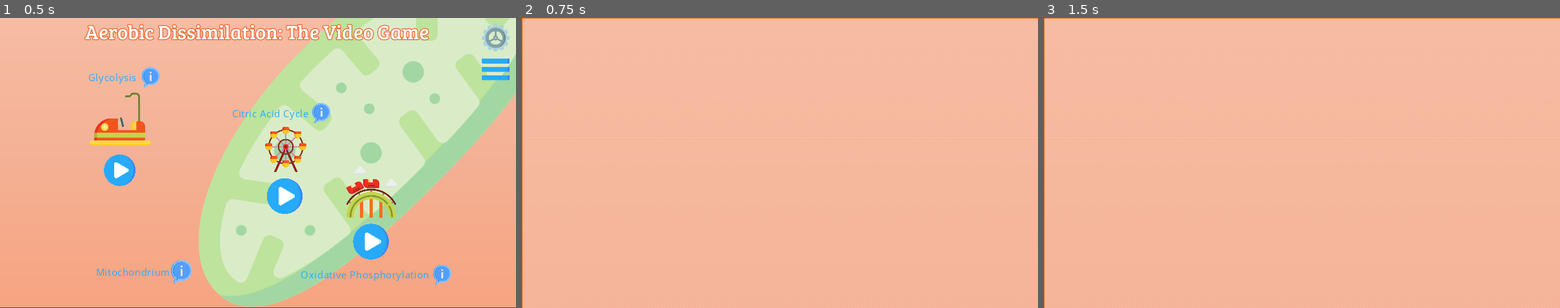
Above: before the commit, frames 1-3 (left to right).
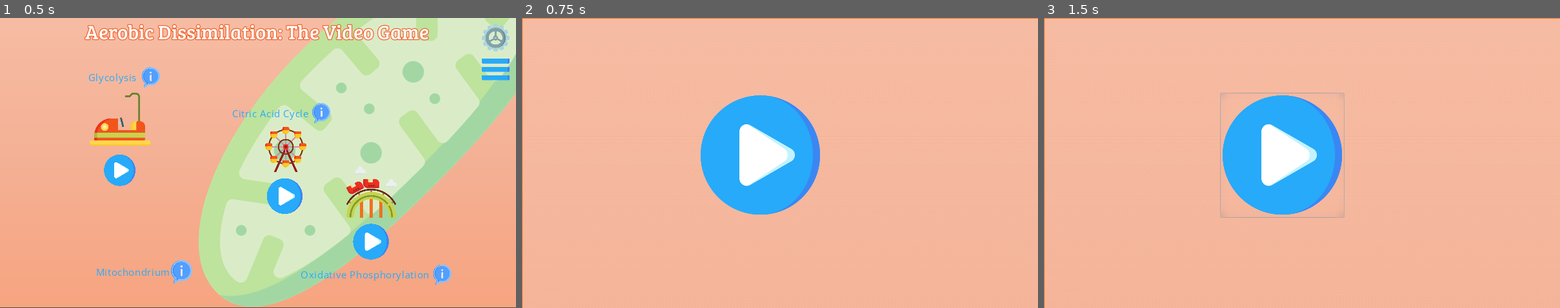
Above: after the commit, the same moments.

Repository: JJWRoeloffs/AerobicDissimilationGame
Game: Godot game, scene res://src/scenes/Main.tscn
Same seed, same stepped clock (60 frames per second), same inputs: the game is played once before the commit and once after it. The project has no main scene, so this scene is started directly.
Inputs (mouse positions are in pixels of both pictures, inside the frame that each line leads up to):
- Up to frame 1 (0.5 s): no input
- Up to frame 2 (0.75 s): click (640, 171) at 0.5 s
- Up to frame 3 (1.5 s): click (1281, 154) at 1.27 s

Frame 1 is identical in both runs. In frame 2, 7.5% of the frame differs, in the area x 34-58%, y 26-68%; in frame 3, 7.7%, in the area x 34-59%, y 25-69%.

Commit message:
Add first part of first game

Diff:
--- a/src/scenes/glycolysis/ATP.gd
+++ b/src/scenes/glycolysis/ATP.gd
@@ -1,7 +1,9 @@
 extends RigidBody2D
 
-export var min_speed: = 150
-export var max_speed: = 250
+export var min_speed: = 250
+export var max_speed: = 350
+
+var to_pick_up: = true
 
 func _on_screen_exited() -> void:
     queue_free()
--- a/src/scenes/glycolysis/ATP.tscn
+++ b/src/scenes/glycolysis/ATP.tscn
@@ -9,6 +9,8 @@
 
 [node name="ATP" type="RigidBody2D"]
 rotation = 0.000991287
+collision_layer = 2147483650
+collision_mask = 3
 gravity_scale = 0.0
 script = ExtResource( 2 )
 
@@ -26,4 +28,5 @@
 [node name="VisibilityNotifier2D" type="VisibilityNotifier2D" parent="."]
 rotation = 0.00932304
 rect = Rect2( -40, -25, 80, 50 )
+[connection signal="body_entered" from="." to="." method="_on_body_entered"]
 [connection signal="screen_exited" from="VisibilityNotifier2D" to="." method="_on_screen_exited"]
--- /dev/null
+++ b/src/scenes/glycolysis/HUD.gd
@@ -0,0 +1,14 @@
+extends Control
+
+onready var scene_tree: = get_tree()
+onready var text: Label = get_node("Label")
+
+func _ready() -> void:
+    GlycolysisGlobal.connect("score_changed", self, "update_interface")
+    update_interface()
+
+func update_interface() -> void:
+    if GlycolysisGlobal.first_part == true:
+        text.text = "Collect Two ATP!\nScore: %s" % GlycolysisGlobal.score
+    else:
+        text.text = "Collect two ADP!\nAvoid the ATP!\nScore: %s" % GlycolysisGlobal.score
--- /dev/null
+++ b/src/scenes/glycolysis/HUD.tscn
@@ -0,0 +1,24 @@
+[gd_scene load_steps=3 format=2]
+
+[ext_resource path="res://assets/fonts/aerobic_dissimilation_theme.tres" type="Theme" id=1]
+[ext_resource path="res://src/scenes/glycolysis/HUD.gd" type="Script" id=2]
+
+[node name="HUD" type="Control"]
+anchor_right = 1.0
+anchor_bottom = 1.0
+theme = ExtResource( 1 )
+script = ExtResource( 2 )
+__meta__ = {
+"_edit_use_anchors_": false
+}
+
+[node name="Label" type="Label" parent="."]
+anchor_left = 1.0
+anchor_right = 1.0
+margin_left = -360.0
+margin_bottom = 69.0
+text = "%s
+Current: %s"
+__meta__ = {
+"_edit_use_anchors_": false
+}
--- a/src/scenes/glycolysis/first_part.gd
+++ b/src/scenes/glycolysis/first_part.gd
@@ -1,23 +1,35 @@
 extends Node
 
-export (PackedScene) var spawned_scene
+export var next_scene: PackedScene
+export var spawned_scene: PackedScene
 
+onready var spawn_path = get_node("GeneratingPath/SpawnLocation")
+onready var scene_tree: = get_tree()
+
+func _ready() -> void:
+    GlycolysisGlobal.connect("change_scene", self, "go_to_next_scene")
+    GlycolysisGlobal.first_part = true
+    GlycolysisGlobal.score = 0
 
 func _on_SpawnTimer_timeout() -> void:
-    spawn_entity()
+    spawn_entity(spawned_scene)
 
-func spawn_entity() -> void:
-    var spawn_location: = $GeneratingPath/SpawnLocation
-    spawn_location.unit_offset = randf()
+# This function cannot be inherited because it isn't static
+func spawn_entity(spawned_scene: PackedScene, to_pick_up: bool = true) -> void:
+    spawn_path.unit_offset = randf()
 
     var entity = spawned_scene.instance()
     add_child(entity)
 
-    entity.position = spawn_location.position
+    entity.to_pick_up = to_pick_up
+    entity.position = spawn_path.position
 
-    var direction = spawn_location.rotation + PI/2
+    var direction = spawn_path.rotation + PI/2
     direction += rand_range(-PI/4, PI/4)
     entity.rotation = direction
 
     var velocity = Vector2(rand_range(entity.min_speed, entity.max_speed), 0)
     entity.linear_velocity = velocity.rotated(direction)
+
+func go_to_next_scene() -> void:
+    scene_tree.change_scene_to(next_scene)
--- a/src/scenes/glycolysis/first_part.tscn
+++ b/src/scenes/glycolysis/first_part.tscn
@@ -1,8 +1,11 @@
-[gd_scene load_steps=5 format=2]
+[gd_scene load_steps=8 format=2]
 
 [ext_resource path="res://assets/images/cell_background.png" type="Texture" id=1]
 [ext_resource path="res://src/scenes/glycolysis/first_part.gd" type="Script" id=2]
 [ext_resource path="res://src/scenes/glycolysis/ATP.tscn" type="PackedScene" id=3]
+[ext_resource path="res://src/scenes/glycolysis/player.tscn" type="PackedScene" id=4]
+[ext_resource path="res://src/scenes/glycolysis/second_part.tscn" type="PackedScene" id=5]
+[ext_resource path="res://src/scenes/glycolysis/HUD.tscn" type="PackedScene" id=6]
 
 [sub_resource type="Curve2D" id=1]
 _data = {
@@ -11,7 +14,12 @@
 
 [node name="first_part" type="Node"]
 script = ExtResource( 2 )
+next_scene = ExtResource( 5 )
 spawned_scene = ExtResource( 3 )
+
+[node name="CanvasLayer" type="CanvasLayer" parent="."]
+
+[node name="HUD" parent="CanvasLayer" instance=ExtResource( 6 )]
 
 [node name="cell_background" type="TextureRect" parent="."]
 anchor_right = 1.0
@@ -30,4 +38,7 @@
 [node name="SpawnTimer" type="Timer" parent="."]
 wait_time = 3.0
 autostart = true
+
+[node name="Player" parent="." instance=ExtResource( 4 )]
+position = Vector2( 640, 440 )
 [connection signal="timeout" from="SpawnTimer" to="." method="_on_SpawnTimer_timeout"]
--- a/src/scenes/glycolysis/player.gd
+++ b/src/scenes/glycolysis/player.gd
@@ -1,23 +1,16 @@
 extends Area2D
 
 export var speed: = 400.0
+export var death_scene: PackedScene
 
-var screen_size = Vector2.ZERO
-
-func _ready() -> void:
-    screen_size = get_viewport_rect().size
+onready var screen_size = get_viewport_rect().size
+onready var scene_tree: = get_tree()
 
 func get_input_direction() -> Vector2:
-    var direction: = Vector2.ZERO
-    if Input.is_action_pressed("move_right"):
-        direction.x += 1
-    if Input.is_action_pressed("move_left"):
-        direction.x -= 1
-    if Input.is_action_pressed("move_down"):
-        direction.y += 1
-    if Input.is_action_pressed("move_up"):
-        direction.y -= 1
-    return direction.normalized()
+    return Vector2(
+        Input.get_action_strength("move_right") - Input.get_action_strength("move_left"),
+        Input.get_action_strength("move_down") - Input.get_action_strength("move_up")
+    ).normalized()
 
 func _process(delta: float) -> void:
     var direction = get_input_direction()
@@ -26,3 +19,14 @@
 
     position.x = clamp(position.x, 0, screen_size.x)
     position.y = clamp(position.y, 0, screen_size.y)
+
+
+func _on_body_entered(body: Node) -> void:
+    body.queue_free()
+    if GlycolysisGlobal.first_part == true:
+        GlycolysisGlobal.score += 1
+    else:
+        if body.to_pick_up:
+            GlycolysisGlobal.score += 1
+        else:
+            scene_tree.change_scene_to(death_scene)
--- a/src/scenes/glycolysis/player.tscn
+++ b/src/scenes/glycolysis/player.tscn
@@ -1,18 +1,23 @@
-[gd_scene load_steps=4 format=2]
+[gd_scene load_steps=5 format=2]
 
 [ext_resource path="res://assets/images/bumper-car.png" type="Texture" id=1]
 [ext_resource path="res://src/scenes/glycolysis/player.gd" type="Script" id=2]
+[ext_resource path="res://src/scenes/glycolysis/start_glycolysis.tscn" type="PackedScene" id=3]
 
 [sub_resource type="RectangleShape2D" id=1]
-extents = Vector2( 202.975, 83.3485 )
+extents = Vector2( 41.8918, 15.7019 )
 
 [node name="Player" type="Area2D"]
+collision_mask = 2
 script = ExtResource( 2 )
+death_scene = ExtResource( 3 )
 
 [node name="bumper-car" type="Sprite" parent="."]
-position = Vector2( 4.33185, -134.179 )
+position = Vector2( 0.0123596, -23.2085 )
+scale = Vector2( 0.212653, 0.186582 )
 texture = ExtResource( 1 )
 
 [node name="CollisionShape2D" type="CollisionShape2D" parent="."]
-position = Vector2( -0.114777, 1.62143 )
+position = Vector2( 0.200195, 1.93642 )
 shape = SubResource( 1 )
+[connection signal="body_entered" from="." to="." method="_on_body_entered"]
--- a/src/scenes/glycolysis/start_glycolysis.tscn
+++ b/src/scenes/glycolysis/start_glycolysis.tscn
@@ -1,6 +1,7 @@
-[gd_scene load_steps=2 format=2]
+[gd_scene load_steps=3 format=2]
 
 [ext_resource path="res://assets/images/cell_background.png" type="Texture" id=1]
+[ext_resource path="res://src/buttons/PlayButton.tscn" type="PackedScene" id=2]
 
 [node name="Glycolysis" type="Node2D"]
 
@@ -11,3 +12,14 @@
 __meta__ = {
 "_edit_use_anchors_": false
 }
+
+[node name="PlayButton" parent="TextureRect" instance=ExtResource( 2 )]
+anchor_left = 0.564388
+anchor_top = 0.512006
+anchor_right = 0.634388
+anchor_bottom = 0.637006
+margin_left = -2047.13
+margin_top = -1082.09
+margin_right = -2046.73
+margin_bottom = -1082.09
+next_scene_path = "res://src/scenes/glycolysis/first_part.tscn"
